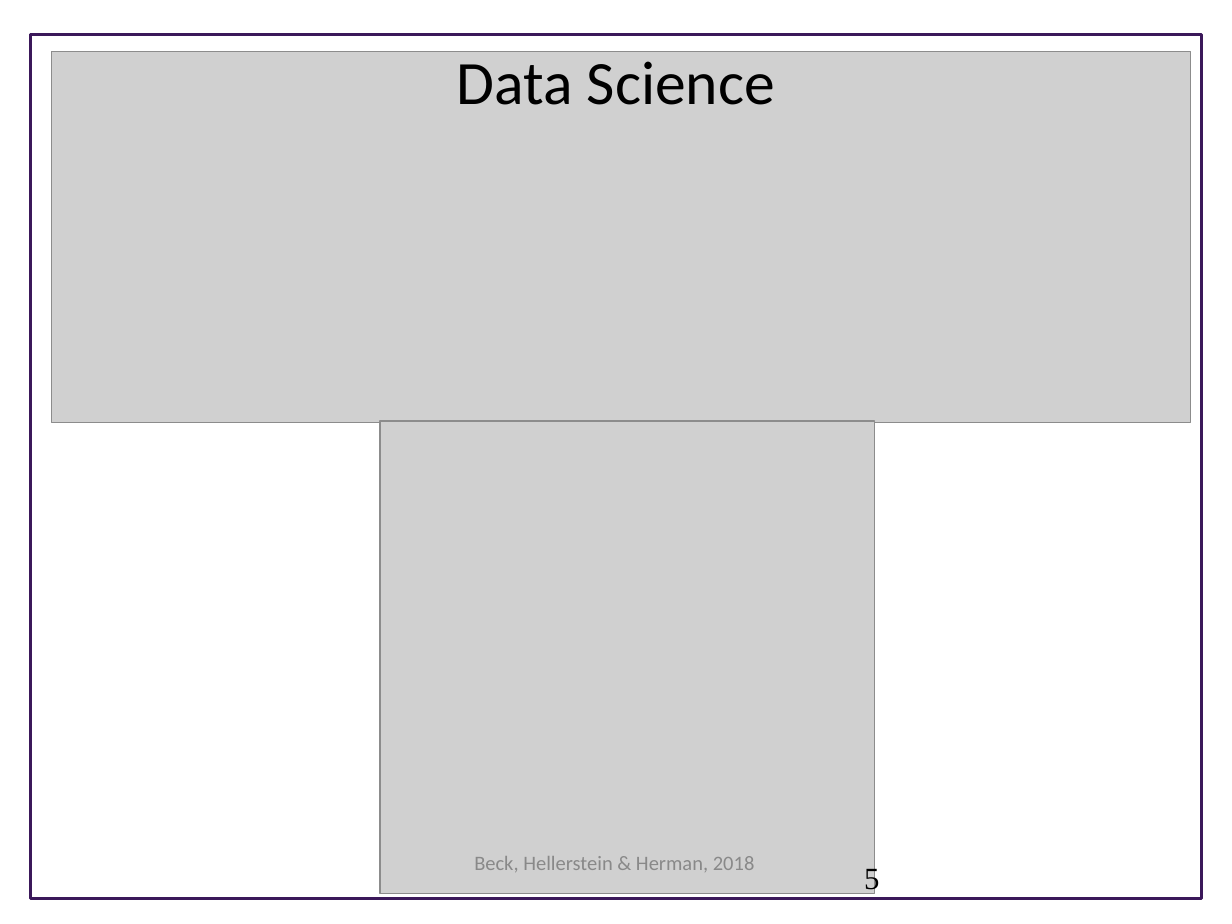
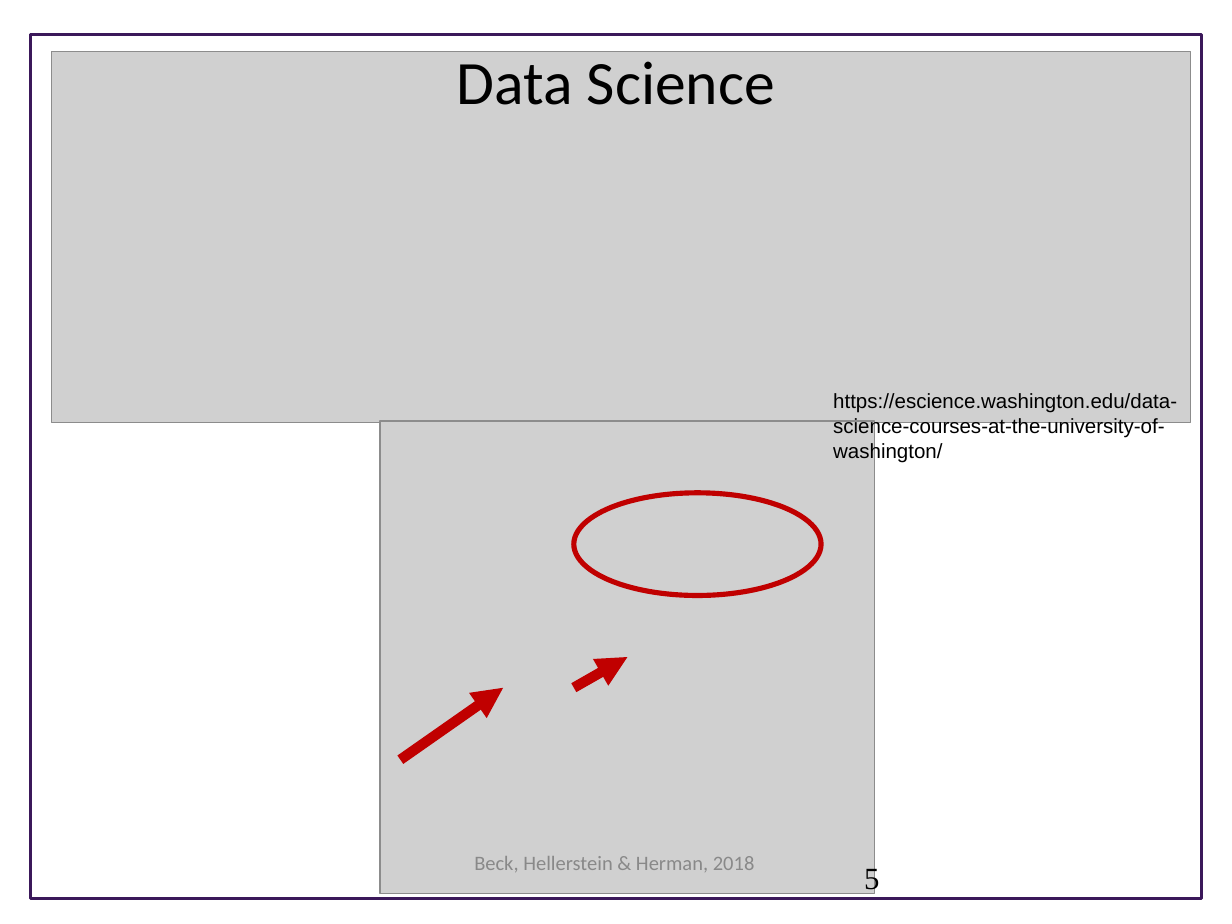
Before and after one commit to UWSEDS/LectureNotes, a slide deck: slide 5 of 01-Course-Introduction-And-Data-Essentials.ppt. Drawn at 1232x924 pixels with LibreOffice and Linux fonts; fonts in the diff are those of the drawing; grey boxes stand for pictures; background and template pictures are left out. Boxes give left, top, right and bottom in pixels: in the first picture for what was removed or moved away, otherwise in the second. Text is boxed around its words. In the diff, an @@ line names an element or a change of style, - is before the commit and + after.

Commit message:
refactoring for directory per lecture approach

```diff
--- a/01-Course-Introduction-And-Data-Essentials.ppt
+++ b/01-Course-Introduction-And-Data-Essentials.ppt
@@ text added at (x1=833, y1=393, x2=1177, y2=463), 12 pt, text #000000 @@
+https://escience.washington.edu/data-science-courses-at-the-university-of-washington/
@@ ellipse added at (x1=574, y1=493, x2=822, y2=595), outline #C00000 3 pt @@
@@ arrow added from (574, 687) to (627, 657), #C00000 6.01 pt @@
@@ arrow added from (400, 760) to (503, 687), #C00000 6.01 pt @@
```
Also in this commit, not shown: 1 other file.
